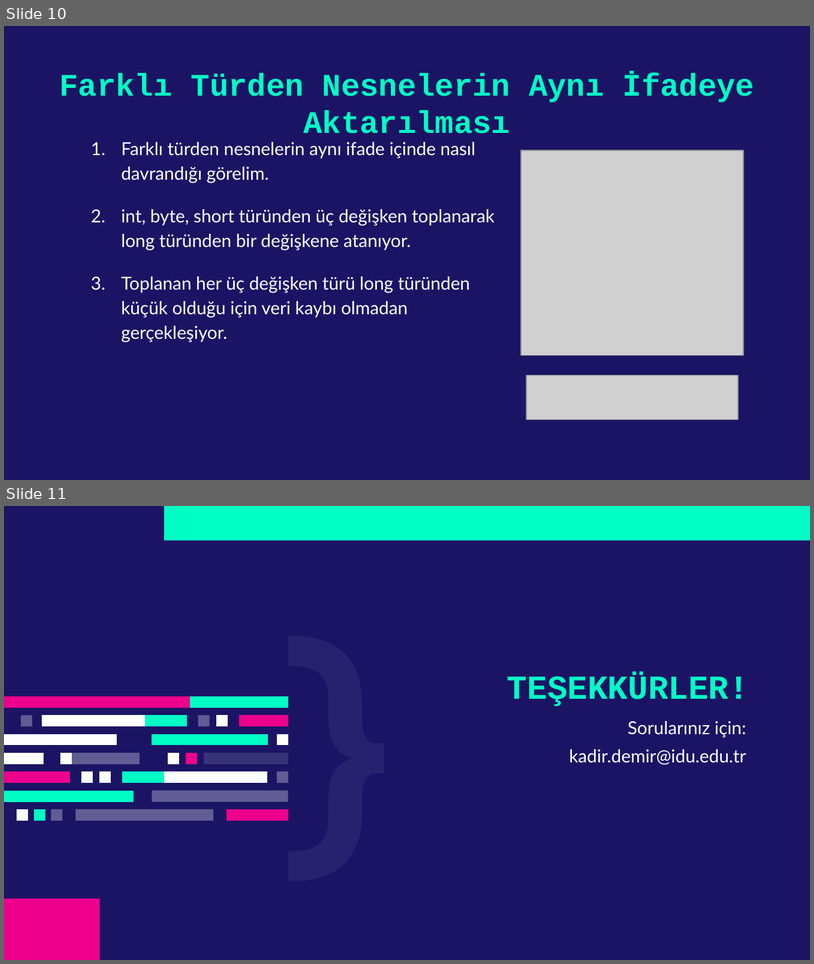
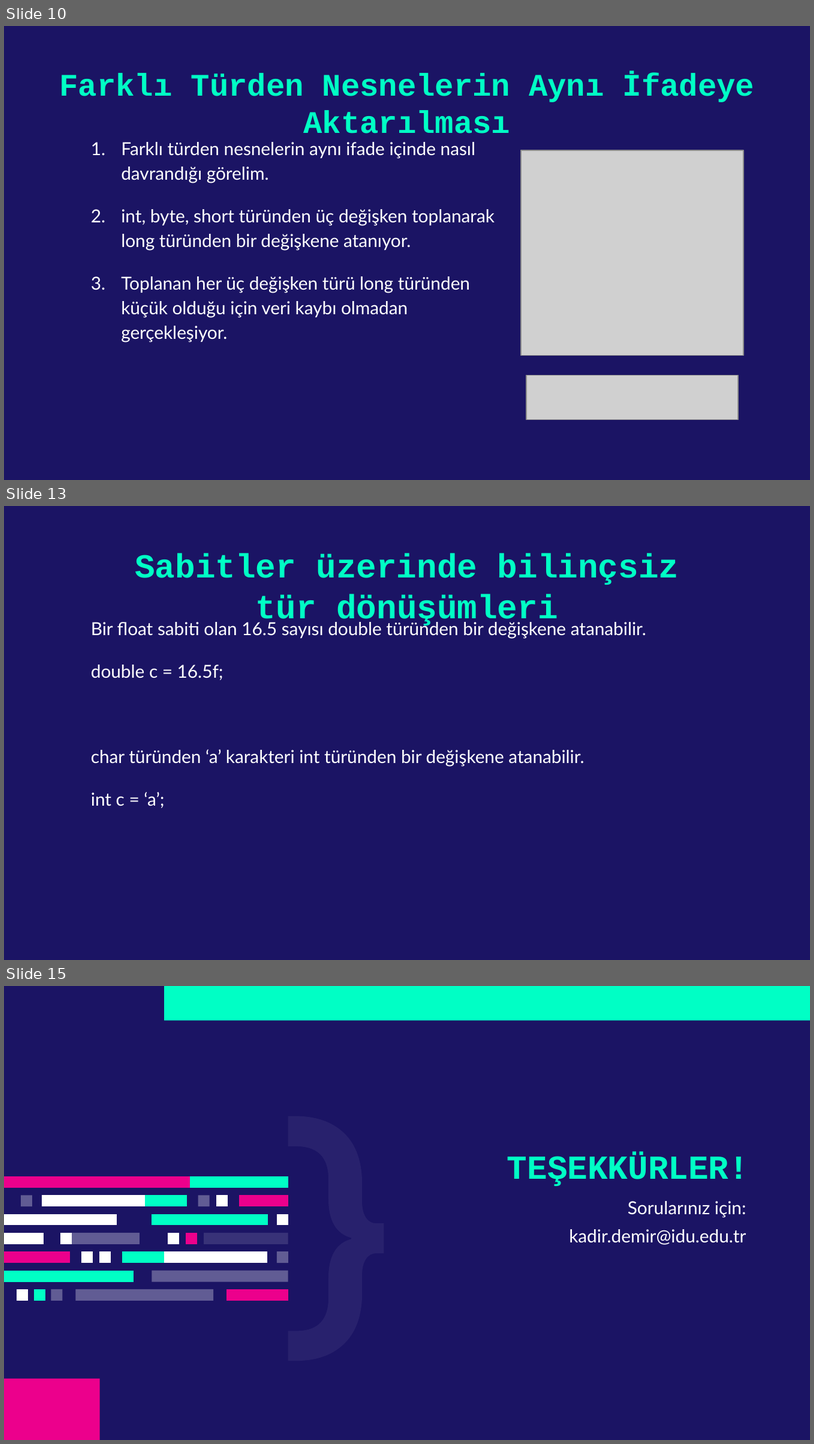
Before and after one commit to kadirdemir/C-Sharp-2022, a slide deck: Tür Dönüşümü.pptx. Shown one above the other, each under a label of ours: slides 10 and 11 before the commit, slides 10, 13 and 15 after it; the slides between them are not shown. The pictures are 814x964 and 814x1444 pixels, drawn with LibreOffice and Linux fonts; fonts in the diff are those of the drawing; grey boxes stand for pictures. Boxes give left, top, right and bottom in pixels: in the first picture for what was removed or moved away, otherwise in the second. Text is boxed around its words. In the diff, an @@ line names an element or a change of style, - is before the commit and + after.

```diff
--- a/Tür Dönüşümü.pptx
+++ b/Tür Dönüşümü.pptx
@@ slide 13 added at <box>4,506,810,960</box>, background #1B1464 @@
@@ title added at <box>135,553,679,627</box>, 30 pt, text #00FFC5, bold @@
+Sabitler üzerinde bilinçsiz tür dönüşümleri
@@ text added at <box>91,619,647,808</box>, 16 pt, text #FFFFFF @@
+Bir float sabiti olan 16.5 sayısı double türünden bir değişkene atanabilir.
+double c = 16.5f;
+char türünden ‘a’ karakteri int türünden bir değişkene atanabilir.
+int c = ‘a’;
@@ what was slide 11 is now slide 15 @@
```
Also in this commit, not shown: 3 other slides added.
